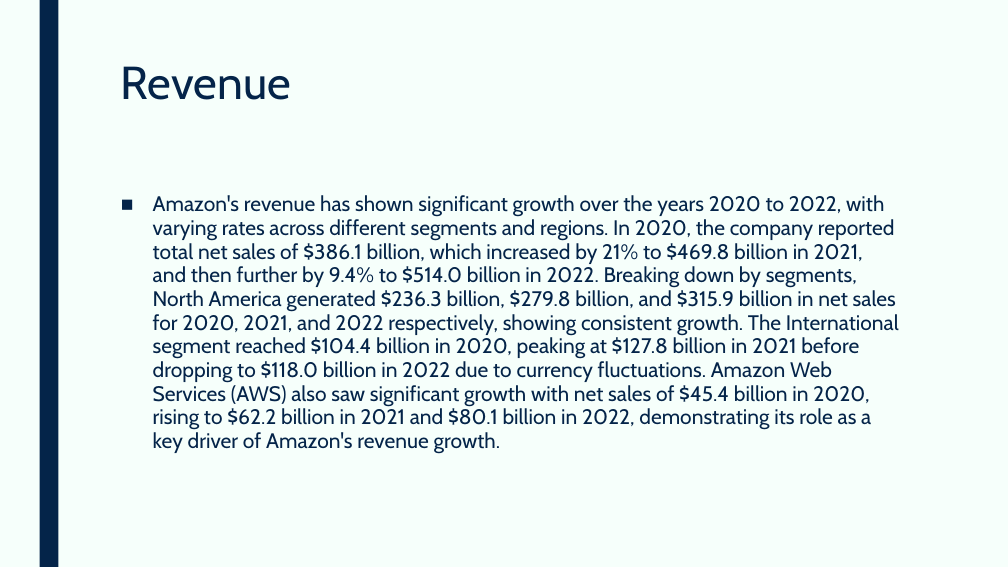
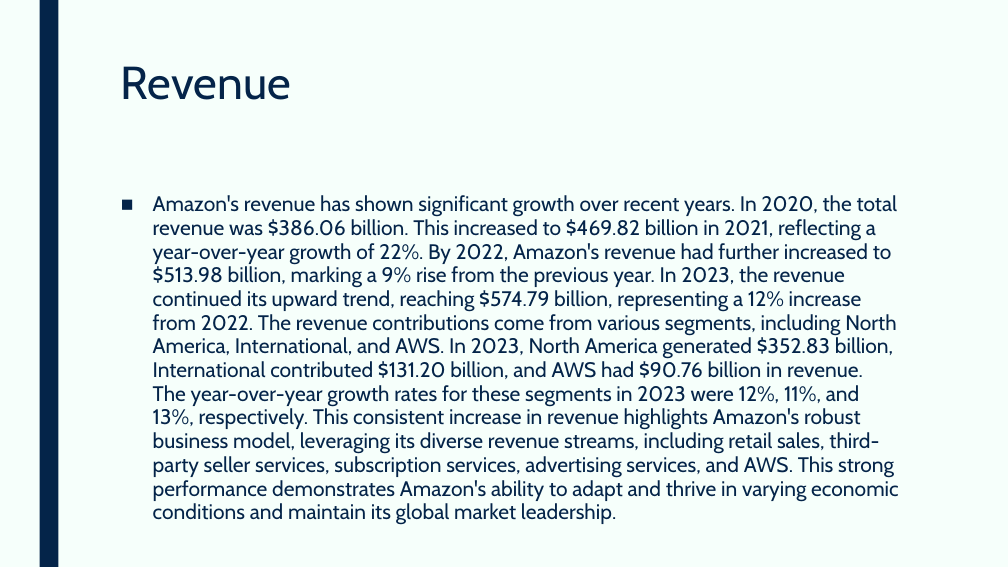
Before and after one commit to devangovind/AMUCLDISS, a slide deck: slide 3 of fastapi-backend/app/pres/output.pptx. Drawn at 1008x567 pixels with LibreOffice and Linux fonts; fonts in the diff are those of the drawing. Boxes give left, top, right and bottom in pixels: in the first picture for what was removed or moved away, otherwise in the second. Text is boxed around its words. In the diff, an @@ line names an element or a change of style, - is before the commit and + after.

```diff
--- a/fastapi-backend/app/pres/output.pptx
+++ b/fastapi-backend/app/pres/output.pptx
@@ text at [153, 195, 898, 501]: text changed @@
-■ Amazon's revenue has shown significant growth over the years 2020 to 2022, with varying rates across different segments and regions. In 2020, the company reported total net sales of $386.1 billion, which increased by 21% to $469.8 billion in 2021, and then further by 9.4% to $514.0 billion in 2022. Breaking down by segments, North America generated $236.3 billion, $279.8 billion, and $315.9 billion in net sales for 2020, 2021, and 2022 respectively, showing consistent growth. The International segment reached $104.4 billion in 2020, peaking at $127.8 billion in 2021 before dropping to $118.0 billion in 2022 due to currency fluctuations. Amazon Web Services (AWS) also saw significant growth with net sales of $45.4 billion in 2020, rising to $62.2 billion in 2021 and $80.1 billion in 2022, demonstrating its role as a key driver of Amazon's revenue growth.
+■ Amazon's revenue has shown significant growth over recent years. In 2020, the total revenue was $386.06 billion. This increased to $469.82 billion in 2021, reflecting a year-over-year growth of 22%. By 2022, Amazon's revenue had further increased to $513.98 billion, marking a 9% rise from the previous year. In 2023, the revenue continued its upward trend, reaching $574.79 billion, representing a 12% increase from 2022. The revenue contributions come from various segments, including North America, International, and AWS. In 2023, North America generated $352.83 billion, International contributed $131.20 billion, and AWS had $90.76 billion in revenue. The year-over-year growth rates for these segments in 2023 were 12%, 11%, and 13%, respectively. This consistent increase in revenue highlights Amazon's robust business model, leveraging its diverse revenue streams, including retail sales, third-party seller services, subscription services, advertising services, and AWS. This strong performance demonstrates Amazon's ability to adapt and thrive in varying economic conditions and maintain its global market leadership.
```
Also in this commit, not shown: 6 other slides changed, 7 slides removed, 7 other files.
